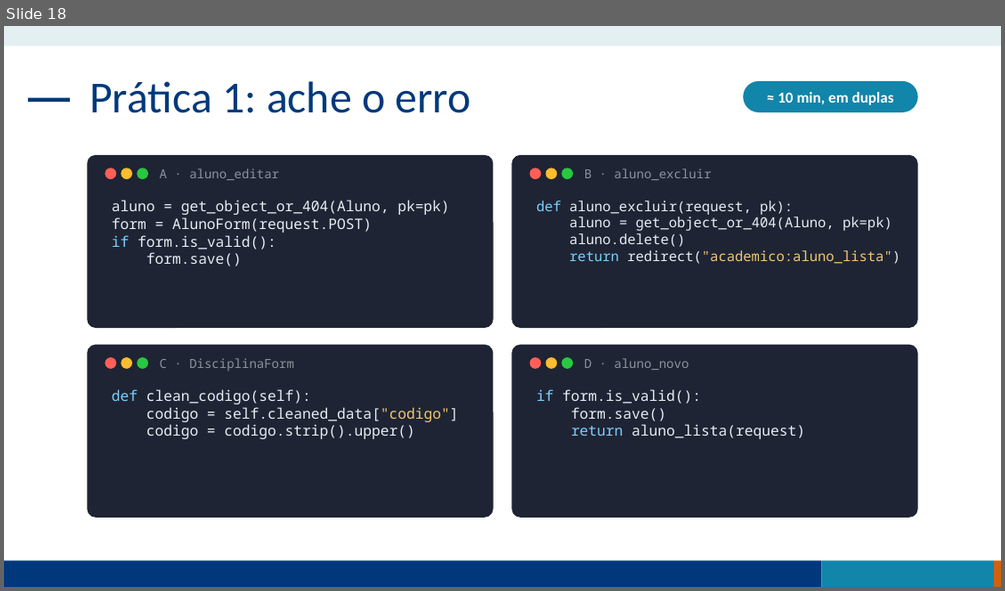
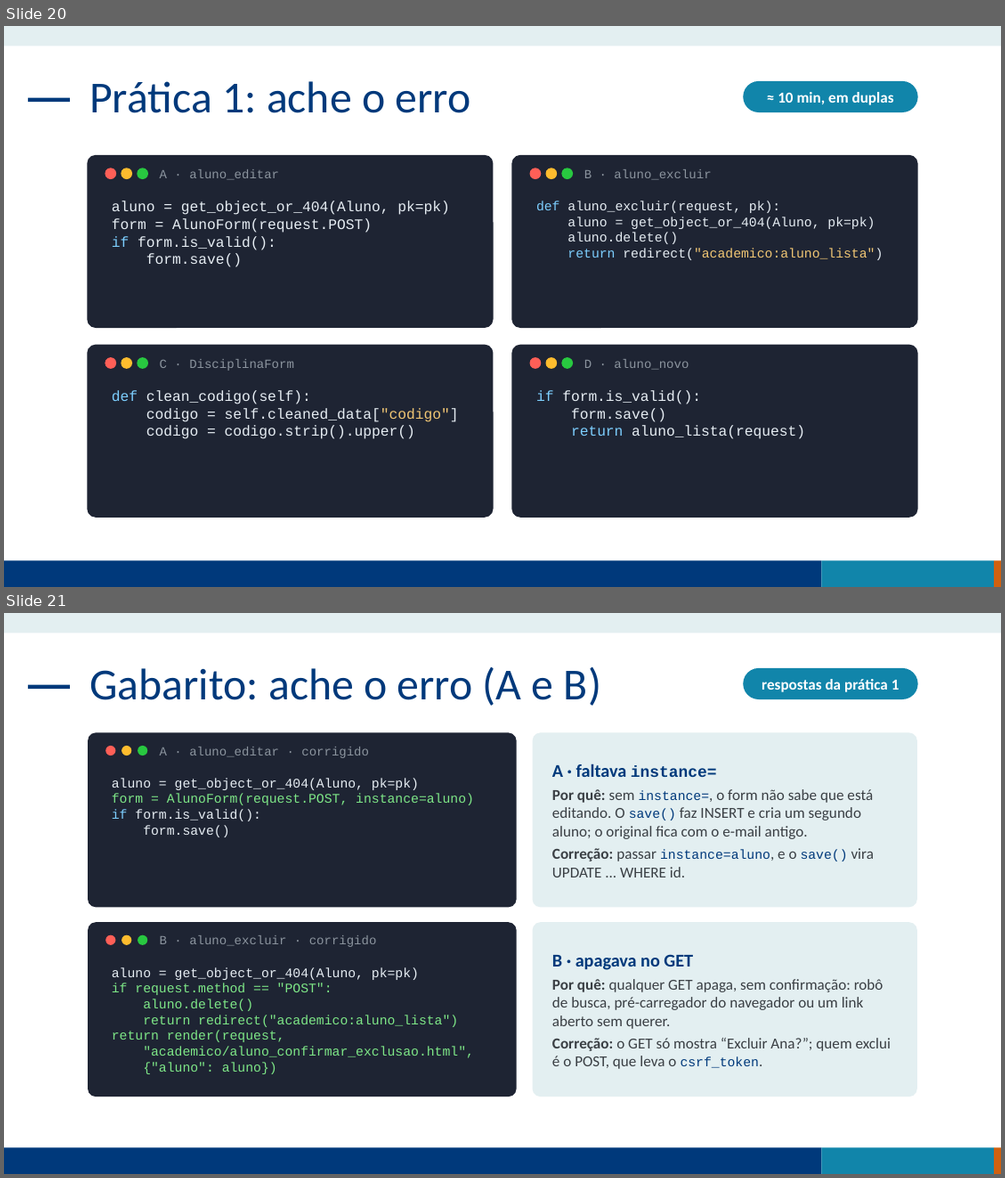
Before and after one commit to maxwalves/projetoPython, a slide deck: Aula1_CRUD_completo.pptx. Shown one above the other, each under a label of ours: slide 18 before the commit, slides 20 and 21 after it. The pictures are 1005x591 and 1005x1178 pixels, drawn with LibreOffice and Linux fonts; fonts in the diff are those of the drawing. Boxes give left, top, right and bottom in pixels: in the first picture for what was removed or moved away, otherwise in the second. Text is boxed around its words. In the diff, an @@ line names an element or a change of style, - is before the commit and + after.

```diff
--- a/Aula1_CRUD_completo.pptx
+++ b/Aula1_CRUD_completo.pptx
@@ slide 21 added at [4,613,1001,1174], background #FFFFFF; not listed: 5 template elements that a slide beside it also shows @@
@@ title added at [89,667,601,706], 32 pt, text #00397B @@
+Gabarito: ache o erro (A e B)
@@ rounded rectangle added at [744,669,917,698], fill #1185AA, outline #1185AA 1 pt @@
@@ text added at [761,679,899,692], 11 pt, text #FFFFFF, bold @@
+respostas da prática 1
@@ rounded rectangle added at [88,732,517,907], fill #1E2433 @@
@@ ellipse added at [105,746,115,755], fill #FF5F57 @@
@@ ellipse added at [121,746,131,755], fill #FEBC2E @@
@@ ellipse added at [138,746,147,755], fill #28C840 @@
@@ rounded rectangle added at [533,732,917,907], fill #E3EFF1 @@
@@ text added at [160,747,369,758], 9 pt, text #8B949E @@
+A · aluno_editar · corrigido
@@ text added at [552,763,874,877], 11 pt, text #3A3F44 @@
+A · faltava instance=
+Por quê: sem instance=, o form não sabe que está editando. O save() faz INSERT e cria um segundo aluno; o original fica com o e-mail antigo.
+Correção: passar instance=aluno, e o save() vira UPDATE ... WHERE id.
@@ text added at [112,778,474,837], 9.5 pt, text #E6EDF3 @@
+aluno = get_object_or_404(Aluno, pk=pk)
+form = AlunoForm(request.POST, instance=aluno)
+if form.is_valid():
+form.save()
@@ rounded rectangle added at [88,922,517,1096], fill #1E2433 @@
@@ rounded rectangle added at [533,922,917,1096], fill #E3EFF1 @@
@@ ellipse added at [105,935,115,945], fill #FF5F57 @@
@@ ellipse added at [121,935,131,945], fill #FEBC2E @@
@@ ellipse added at [138,935,147,945], fill #28C840 @@
@@ text added at [160,935,377,947], 9 pt, text #8B949E @@
+B · aluno_excluir · corrigido
@@ text added at [552,954,890,1069], 11 pt, text #3A3F44 @@
+B · apagava no GET
+Por quê: qualquer GET apaga, sem confirmação: robô de busca, pré-carregador do navegador ou um link aberto sem querer.
+Correção: o GET só mostra “Excluir Ana?”; quem exclui é o POST, que leva o csrf_token.
@@ text added at [112,967,474,1074], 9.5 pt, text #7EE787 @@
+aluno = get_object_or_404(Aluno, pk=pk)
+if request.method == "POST":
+aluno.delete()
+return redirect("academico:aluno_lista")
+return render(request,
+"academico/aluno_confirmar_exclusao.html",
+{"aluno": aluno})
@@ what was slide 18 is now slide 20 @@
@@ slide 20 changed as well @@
@@ text "def aluno_excluir(request, pk):" at [536,200,882,260]: size 10 to 9.5 pt, font Noto Sans Mono to Courier New @@
@@ font Noto Sans Mono to Courier New in 7 elements at [160,169,279,180], [112,200,449,267], [584,169,711,180], [160,359,294,370], [112,390,459,439], [584,359,688,370], [536,390,805,439] @@
```
Also in this commit, not shown: 20 other slides changed, 3 other slides added, 3 other files.
